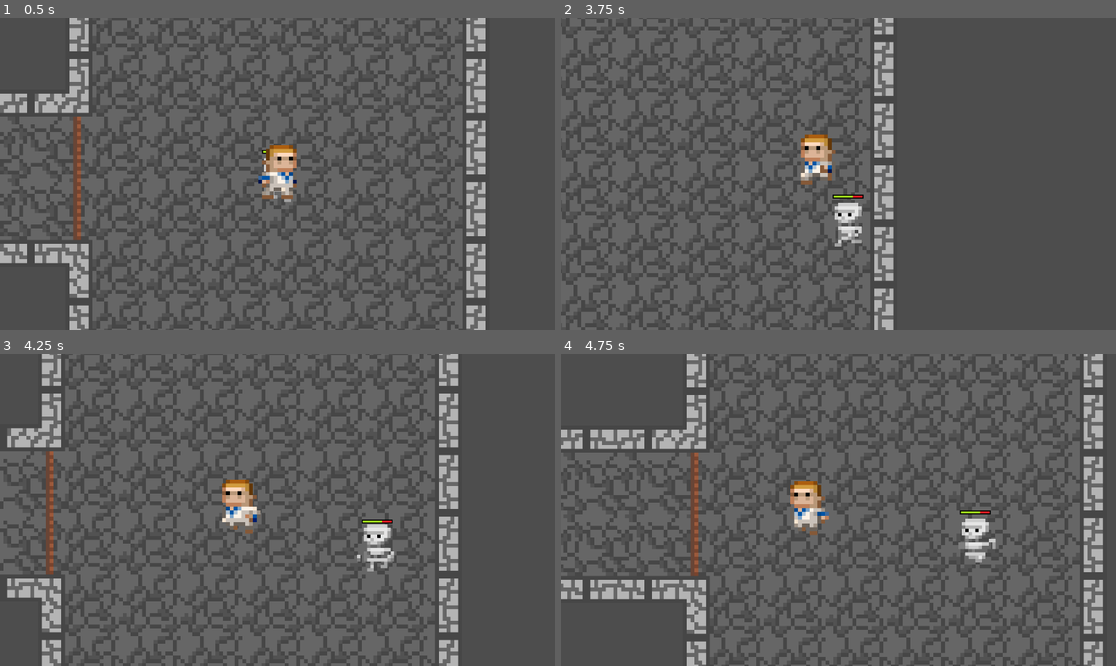
Above: before the commit, frames 1-4 (two rows, left to right).
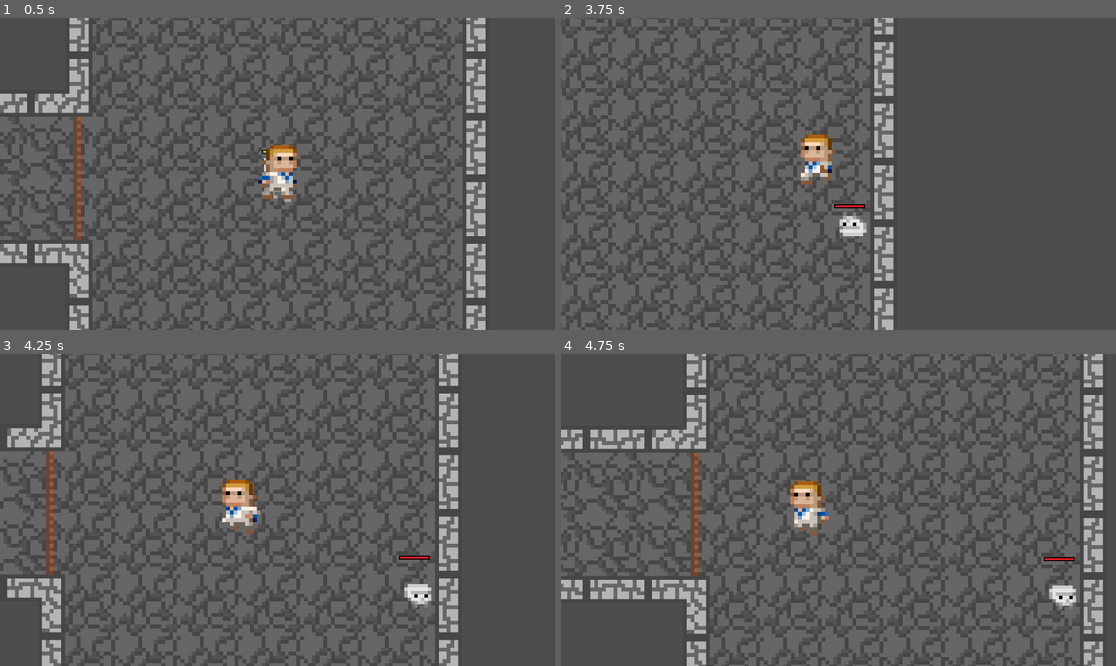
Above: after the commit, the same moments.

Repository: SimpleImpact/Mark-Of-Darkness
Game: Godot game, scene res://node_2d.tscn
The game is run twice, just before and just after one commit, with the same random seed, the same clock (stepped at 60 frames per second) and the same inputs.
Inputs (mouse positions are in pixels of both pictures, inside the frame that each line leads up to):
- Up to frame 1 (0.5 s): no input
- Up to frame 2 (3.75 s): move the mouse to (960, 158) at 0.52 s; press the mouse at (960, 158) at 0.53 s; hold D (Right) 0.53-1.28 s; right-click (960, 158) at 0.8 s; move the mouse to (727, 189) at 1.27 s; release the mouse at (727, 189) at 1.28 s; hold S (Down) 1.28-2.03 s; right-click (727, 189) at 1.35 s; click (727, 189) at 1.55 s; move the mouse to (894, 105) at 2.02 s; press the mouse at (894, 105) at 2.03 s; hold D (Right) 2.03-2.78 s; right-click (894, 105) at 2.3 s; move the mouse to (810, 236) at 2.77 s; release the mouse at (810, 236) at 2.78 s; hold W (Up) 2.78-3.53 s; right-click (810, 236) at 2.85 s; click (810, 236) at 3.05 s; move the mouse to (1005, 220) at 3.52 s; press the mouse at (1005, 220) at 3.53 s; hold A (Left) from 3.53 s (still down)
- Up to frame 3 (4.25 s): keep holding A (Left); right-click (444, 556) at 3.8 s
- Up to frame 4 (4.75 s): keep holding A (Left); move the mouse to (672, 463) at 4.27 s; release the mouse at (672, 463) at 4.28 s; right-click (672, 463) at 4.35 s; click (672, 463) at 4.55 s

Frame 1 is identical in both runs. In frame 2, 0.6% of the frame differs, in the area x 48-56%, y 56-74%; in frame 3, 0.9%, in the area x 64-78%, y 53-82%; in frame 4, 0.9%.

Commit message:
Updated Slash Hitbox

Diff:
--- a/Sprites/rogue.png.import
+++ b/Attacks/slash.gd
@@ -1,34 +1,24 @@
-[remap]
+extends AnimatedSprite2D
 
-importer="texture"
-type="CompressedTexture2D"
-uid="uid://bwwvuafk8l37c"
-path="res://.godot/imported/rogue.png-d6ec36e424bb6f4cfc5c3c33719c245c.ctex"
-metadata={
-"vram_texture": false
-}
+var cooldown = true
+# Called when the node enters the scene tree for the first time.
+func _ready() -> void:
+	pass # Replace with function body.
 
-[deps]
 
-source_file="res://Sprites/rogue.png"
-dest_files=["res://.godot/imported/rogue.png-d6ec36e424bb6f4cfc5c3c33719c245c.ctex"]
+# Called every frame. 'delta' is the elapsed time since the previous frame.
+func _process(delta: float) -> void:
+	if Input.is_action_pressed("Attack") and cooldown:
+		play("Slash")
+		look_at(get_global_mouse_position())
+		rotation_degrees += 90
+		cooldown = false
+		start_timer()
+	pass
 
-[params]
+func start_timer():
+		var timer = get_tree().create_timer(1.0)
+		timer.timeout.connect(timeout_function)
 
-compress/mode=0
-compress/high_quality=false
-compress/lossy_quality=0.7
-compress/hdr_compression=1
-compress/normal_map=0
-compress/channel_pack=0
-mipmaps/generate=false
-mipmaps/limit=-1
-roughness/mode=0
-roughness/src_normal=""
-process/fix_alpha_border=true
-process/premult_alpha=false
-process/normal_map_invert_y=false
-process/hdr_as_srgb=false
-process/hdr_clamp_exposure=false
-process/size_limit=0
-detect_3d/compress_to=1
+func timeout_function():
+		cooldown = true
--- /dev/null
+++ b/Attacks/slash.tscn
@@ -0,0 +1,98 @@
+[gd_scene load_steps=13 format=3 uid="uid://drer37xha7mfv"]
+
+[ext_resource type="Texture2D" uid="uid://cpkg7p7xd8gk8" path="res://Sprites/Attacks/Slash.png" id="1_p55mk"]
+[ext_resource type="Script" path="res://Scripts/Attacks/slash.gd" id="2_efym2"]
+
+[sub_resource type="AtlasTexture" id="AtlasTexture_1tr32"]
+atlas = ExtResource("1_p55mk")
+region = Rect2(0, 0, 32, 32)
+
+[sub_resource type="AtlasTexture" id="AtlasTexture_263tg"]
+atlas = ExtResource("1_p55mk")
+region = Rect2(64, 0, 32, 32)
+
+[sub_resource type="AtlasTexture" id="AtlasTexture_r4i8r"]
+atlas = ExtResource("1_p55mk")
+region = Rect2(96, 0, 32, 32)
+
+[sub_resource type="AtlasTexture" id="AtlasTexture_xrfgc"]
+atlas = ExtResource("1_p55mk")
+region = Rect2(32, 0, 32, 32)
+
+[sub_resource type="AtlasTexture" id="AtlasTexture_3p8ru"]
+atlas = ExtResource("1_p55mk")
+region = Rect2(128, 0, 32, 32)
+
+[sub_resource type="AtlasTexture" id="AtlasTexture_aj2cl"]
+atlas = ExtResource("1_p55mk")
+region = Rect2(160, 0, 32, 32)
+
+[sub_resource type="AtlasTexture" id="AtlasTexture_dygbf"]
+atlas = ExtResource("1_p55mk")
+region = Rect2(192, 0, 32, 32)
+
+[sub_resource type="AtlasTexture" id="AtlasTexture_h2oh8"]
+atlas = ExtResource("1_p55mk")
+region = Rect2(224, 0, 32, 32)
+
+[sub_resource type="AtlasTexture" id="AtlasTexture_ucrj4"]
+atlas = ExtResource("1_p55mk")
+region = Rect2(16, 8, 8, 8)
+
+[sub_resource type="SpriteFrames" id="SpriteFrames_erwu2"]
+animations = [{
+"frames": [],
+"loop": true,
+"name": &"Default",
+"speed": 5.0
+}, {
+"frames": [{
+"duration": 1.0,
+"texture": SubResource("AtlasTexture_1tr32")
+}, {
+"duration": 1.0,
+"texture": SubResource("AtlasTexture_263tg")
+}, {
+"duration": 1.0,
+"texture": SubResource("AtlasTexture_r4i8r")
+}, {
+"duration": 1.0,
+"texture": SubResource("AtlasTexture_xrfgc")
+}, {
+"duration": 1.0,
+"texture": SubResource("AtlasTexture_3p8ru")
+}, {
+"duration": 1.0,
+"texture": SubResource("AtlasTexture_aj2cl")
+}, {
+"duration": 1.0,
+"texture": SubResource("AtlasTexture_dygbf")
+}, {
+"duration": 1.0,
+"texture": SubResource("AtlasTexture_h2oh8")
+}, {
+"duration": 1.0,
+"texture": SubResource("AtlasTexture_ucrj4")
+}],
+"loop": false,
+"name": &"Slash",
+"speed": 60.0
+}]
+
+[node name="Slash" type="AnimatedSprite2D"]
+z_index = 2
+texture_filter = 1
+scale = Vector2(4, 4)
+sprite_frames = SubResource("SpriteFrames_erwu2")
+animation = &"Slash"
+frame = 8
+frame_progress = 1.0
+offset = Vector2(4, -24)
+script = ExtResource("2_efym2")
+
+[node name="Area2D2" type="Area2D" parent="."]
+metadata/Type = "Attack"
+metadata/Damage = 35
+
+[node name="CollisionPolygon2D" type="CollisionPolygon2D" parent="Area2D2"]
+polygon = PackedVector2Array(-7.75, -24.75, 15, -22, 16, -15.25, 3.5, 0.25, -6, 0, -10.8087, -20.6373)
--- a/Scripts/Attack Handler.gd
+++ b/Scripts/Attack Handler.gd
@@ -1,5 +1,5 @@
 extends Node
-var slash: PackedScene = preload("res://Objects/Attacks/slash.tscn")
+var slash: PackedScene = preload("res://Attacks/slash.tscn")
 var target = "slash"
 # Called when the node enters the scene tree for the first time.
 func _ready() -> void:
--- a/Scripts/Enemy Scripts/Skeleton.gd
+++ b/Scripts/Enemy Scripts/Skeleton.gd
@@ -14,6 +14,7 @@
 
 func _ready():
 	set_physics_process(false)
+	await get_tree().physics_frame
 	await get_tree().physics_frame
 	set_physics_process(true)
 
Not shown, added: Attacks/slaE356.tmp
